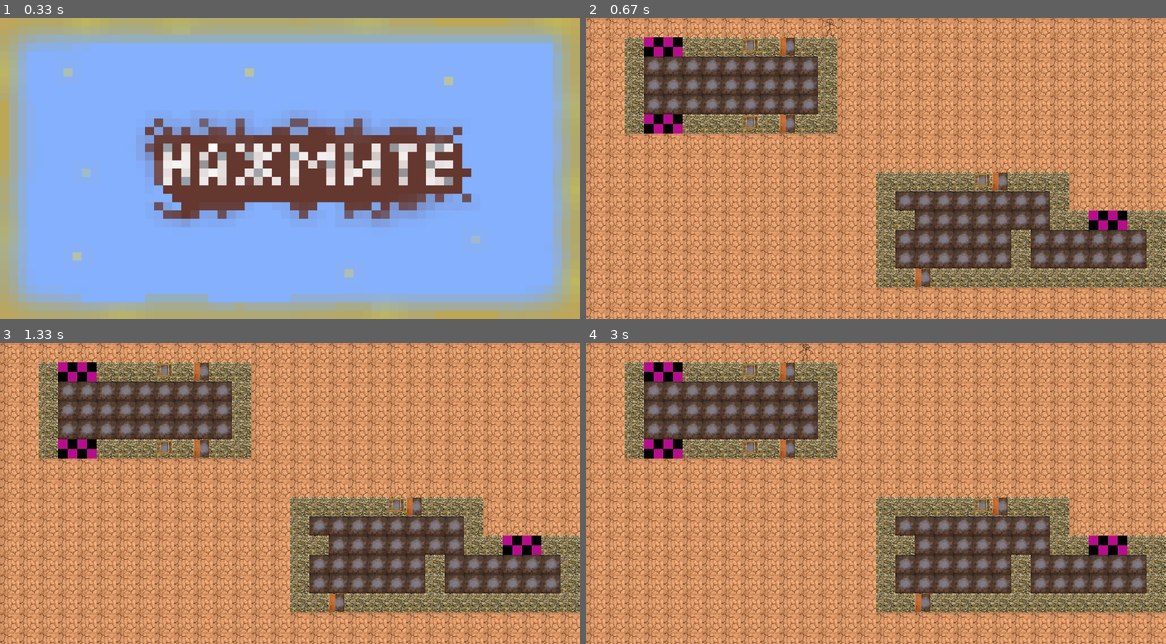
Above: before the commit, frames 1-4 (two rows, left to right).
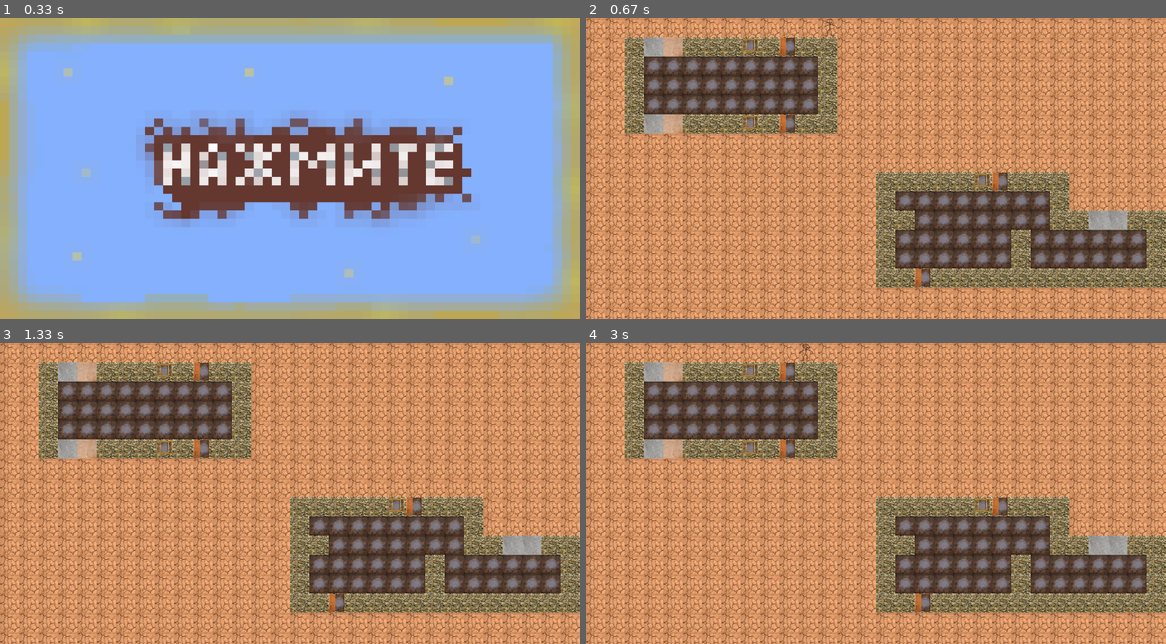
Above: after the commit, the same moments.

Repository: VladislavImp/PyGameProjectKOKOVIN
Game: pygame game, started from main.py
The game is run twice, just before and just after one commit, with the same random seed, the same clock (stepped at 60 frames per second) and the same inputs.
Inputs:
- Up to frame 1 (0.33 s): no input
- Up to frame 2 (0.67 s): hold Right from 0.33 s (still down)
- Up to frame 3 (1.33 s): release Right at 0.8 s; hold Up 0.83-1.3 s
- Up to frame 4 (3 s): hold Right 1.33-1.8 s; hold Left 1.83-2.37 s; hold Down 2.4-2.87 s; hold Left from 2.9 s (still down)

Frame 1 is identical in both runs. In frame 2, 1.3% of the frame differs, in the area x 10-94%, y 6-71%; in frame 3, 1.3%; in frame 4, 1.3%.

Commit message:
добавленны текстуры

Diff:
--- a/main.py
+++ b/main.py
@@ -75,8 +75,9 @@
 }
 
 destructible_tiles_image = {
-    'c': random_texture('concrete'),
-    'b': random_texture('boards')
+    'c': load_image('concrete.png'),
+    'b': load_image('boards.png'),
+    'destroyed': load_image('destroying.png')
 }
 
 error_tiles_image = {
@@ -177,13 +178,16 @@
 
 class Destructible_Tile(pygame.sprite.Sprite):
     def __init__(self, tile_type, pos_x, pos_y):
-        super().__init__(passage_tiles_group, all_sprites)
+        super().__init__(destructible_tiles_group, all_sprites)
         self.image = destructible_tiles_image[tile_type]
         self.rect = self.image.get_rect().move(
             tile_width * pos_x, tile_height * pos_y)
-
-    def update(self):
-        pass
+        bad_coords.append([range(tile_width * pos_x - 32, tile_width * pos_x + 48),
+                           range(tile_height * pos_y - 48, tile_height * pos_y + 2)])
+
+    def destroying(self, *args):
+        if self.rect.collidepoint(args[0].pos):
+            self.image = destructible_tiles_image['destroyed']
 
 
 class Player(pygame.sprite.Sprite):
@@ -214,6 +218,9 @@
             self.rect.x += self.x
             self.rect.y += self.y
 
+    def get_pos(self):
+        return self.rect.x, self.rect.y
+
 
 class Enemy(pygame.sprite.Sprite):
     pass
@@ -229,7 +236,11 @@
     for event in pygame.event.get():
         if event.type == pygame.QUIT:
             running = False
-
+        if event.type == pygame.MOUSEBUTTONDOWN:
+            for destroy in destructible_tiles_group:
+                Destructible_Tile.destroying(event)
+
+    destructible_tiles_group.update()
     all_sprites.update()
     player_group.update()
     all_sprites.draw(screen)
Binary file added: data/boards.png
Binary file removed: data/car2.png
Binary file added: data/concrete.png
Binary file removed: data/creature.png
Binary file added: data/destroying.png
